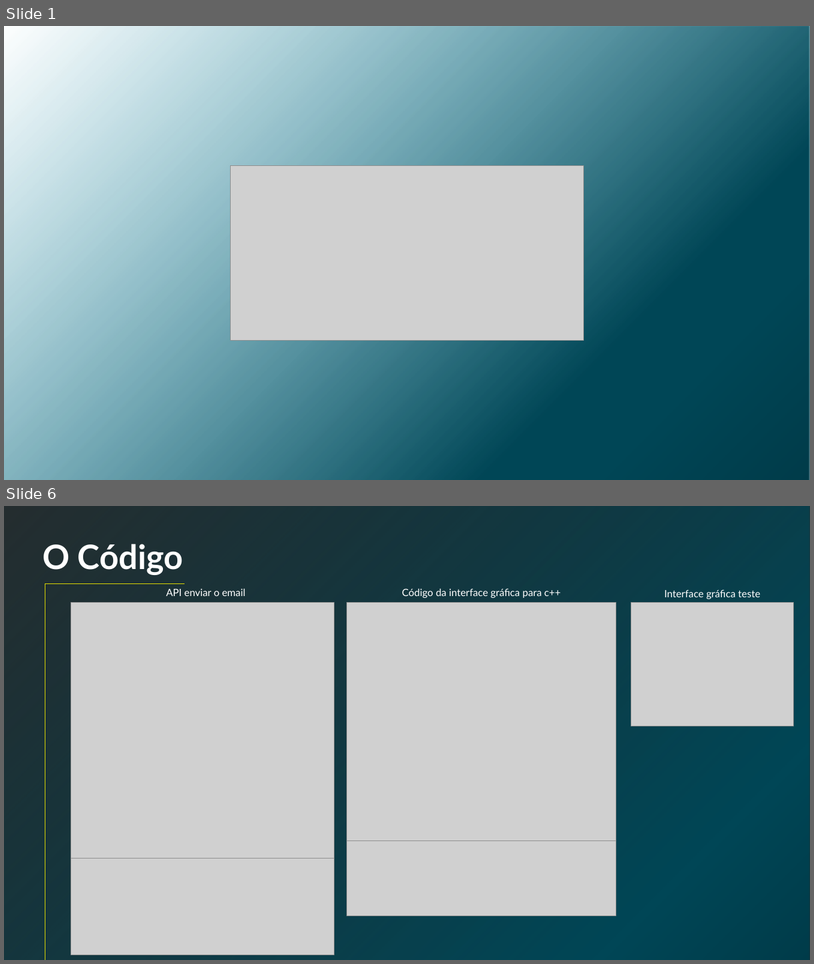
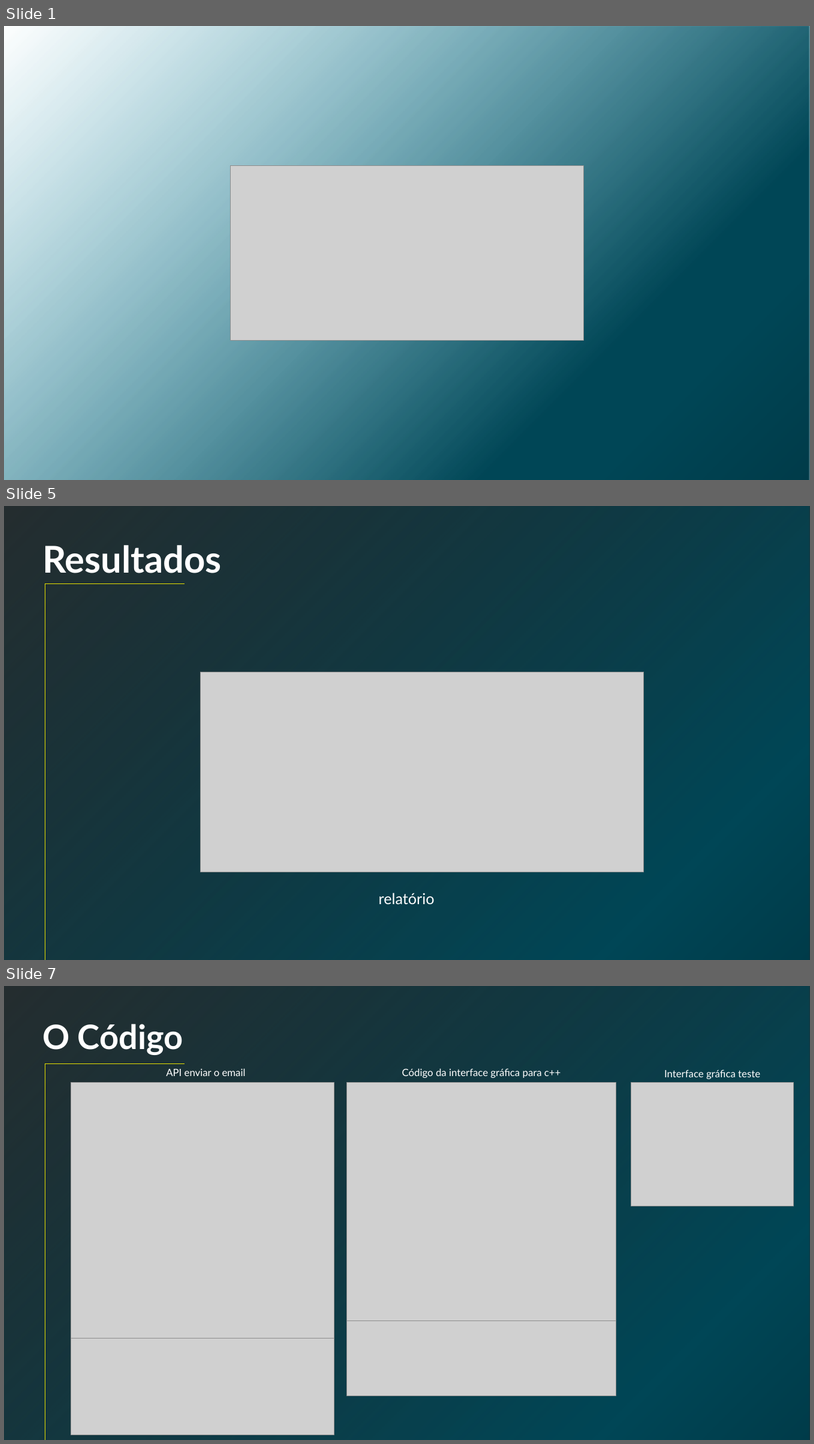
Before and after one commit to GianLucena/batimento-cardiaco, a slide deck: academy coding/Apresentação Final .pptx. Shown one above the other, each under a label of ours: slides 1 and 6 before the commit, slides 1, 5 and 7 after it; the slides between them are not shown. The pictures are 814x964 and 814x1444 pixels, drawn with LibreOffice and Linux fonts; fonts in the diff are those of the drawing; grey boxes stand for pictures; background and template pictures are left out; a plain dark background stands for a picture behind light text. Boxes give left, top, right and bottom in pixels: in the first picture for what was removed or moved away, otherwise in the second. Text is boxed around its words. In the diff, an @@ line names an element or a change of style, - is before the commit and + after.

```diff
--- a/academy coding/Apresentação Final .pptx
+++ b/academy coding/Apresentação Final .pptx
@@ slide 5 added at (x1=4, y1=506, x2=810, y2=960), background picture (left out) @@
@@ rectangle added at (x1=4, y1=506, x2=810, y2=960), fill gradient #003B49 to #004656 @@
@@ text added at (x1=42, y1=545, x2=222, y2=573), 44 pt, text #FFFFFF, bold @@
+Resultados
@@ line added from (45, 584) to (45, 960), #E8E100 1 pt @@
@@ line added from (184, 584) to (45, 584), #E8E100 1 pt @@
@@ picture added at (x1=201, y1=672, x2=644, y2=872) @@
@@ text added at (x1=379, y1=892, x2=435, y2=904), 18 pt, text #FFFFFF @@
+relatório
@@ what was slide 6 is now slide 7 @@
```
Also in this commit, not shown: 1 slide changed, 3 other slides added, 3 slides removed, 40 other files.
